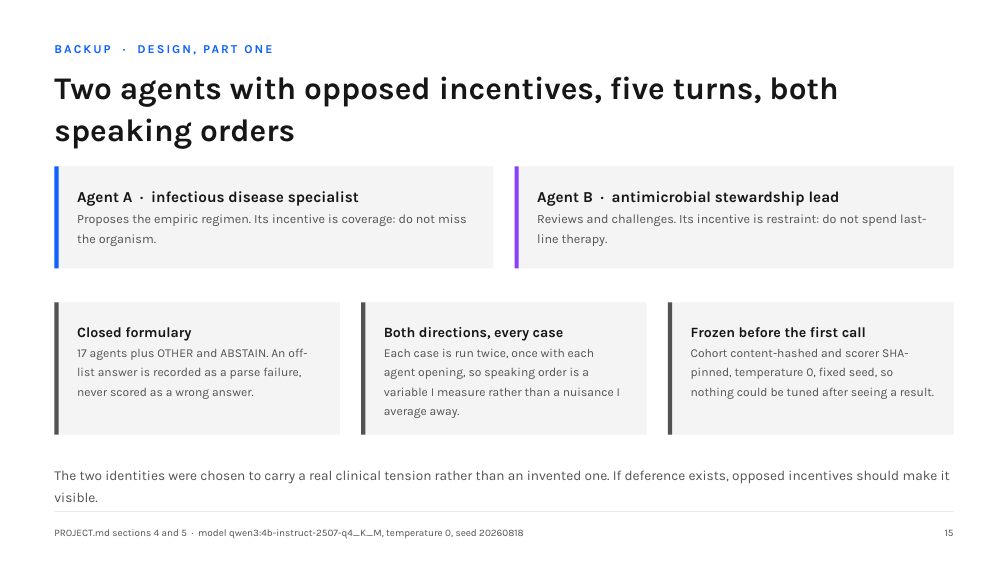
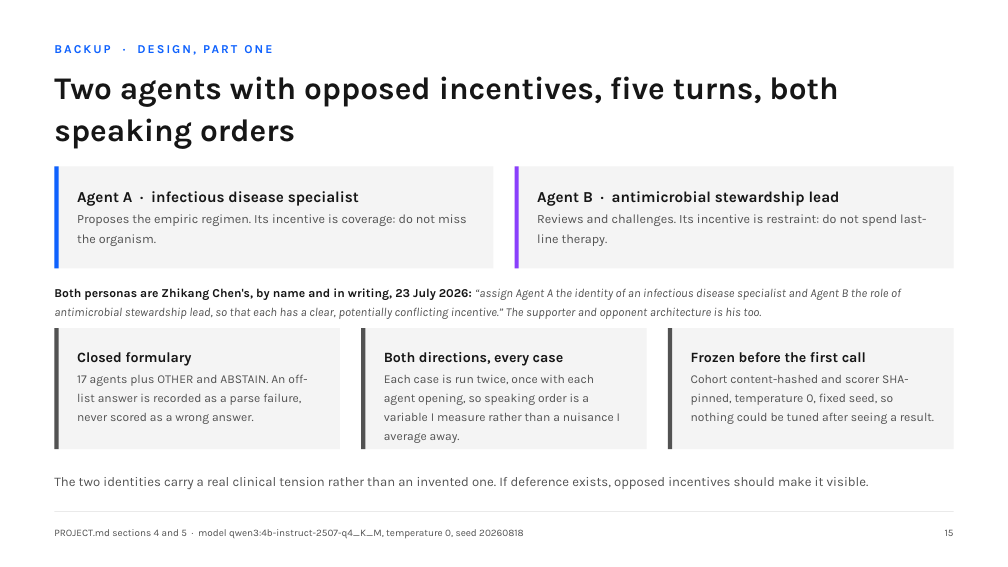
Before and after one commit to hayat-shomique/antibiotic-debate-mimic, a slide deck: slide 19 of deck/Shomique_Hayat_UNIQ_antibiotic_agents.pptx. Drawn at 1008x567 pixels with LibreOffice and Linux fonts; fonts in the diff are those of the drawing. Boxes give left, top, right and bottom in pixels: in the first picture for what was removed or moved away, otherwise in the second. Text is boxed around its words. In the diff, an @@ line names an element or a change of style, - is before the commit and + after.

Commit message:
Credit the collaborator's personas and supporter-opponent architecture on the slides that use them

```diff
--- a/deck/Shomique_Hayat_UNIQ_antibiotic_agents.pptx
+++ b/deck/Shomique_Hayat_UNIQ_antibiotic_agents.pptx
@@ text added at bbox=[54, 288, 901, 319], 11.5 pt, text #525252, italic @@
+Both personas are Zhikang Chen's, by name and in writing, 23 July 2026: “assign Agent A the identity of an infectious disease specialist and Agent B the role of antimicrobial stewardship lead, so that each has a clear, potentially conflicting incentive.” The supporter and opponent architecture is his too.
@@ rectangle: place and size @@
-rectangle at bbox=[54, 302, 340, 435]
+rectangle at bbox=[54, 328, 340, 449]
@@ rectangle: place and size @@
-rectangle at bbox=[54, 302, 59, 435]
+rectangle at bbox=[54, 328, 59, 449]
@@ rectangle: place and size @@
-rectangle at bbox=[361, 302, 647, 435]
+rectangle at bbox=[361, 328, 647, 449]
@@ rectangle: place and size @@
-rectangle at bbox=[361, 302, 366, 435]
+rectangle at bbox=[361, 328, 366, 449]
@@ rectangle: place and size @@
-rectangle at bbox=[668, 302, 954, 435]
+rectangle at bbox=[668, 328, 954, 449]
@@ rectangle: place and size @@
-rectangle at bbox=[668, 302, 673, 435]
+rectangle at bbox=[668, 328, 673, 449]
@@ 3 texts: place and size @@
-3 texts at bbox=[77, 327, 866, 341]
+3 texts at bbox=[77, 352, 866, 366]
@@ text "17 agents plus OTHER and ...": place and size @@
-text "17 agents plus OTHER and ..." at bbox=[77, 348, 307, 399]
+text "17 agents plus OTHER and ..." at bbox=[77, 374, 307, 424]
@@ text "Each case is run twice, ..." rewrapped from bbox=[384, 349, 620, 418] to bbox=[384, 375, 620, 421] @@
@@ text "Cohort content-hashed and scorer SHA-pinned, ...": place and size @@
-text "Cohort content-hashed and scorer SHA-pinned, ..." at bbox=[691, 349, 934, 399]
+text "Cohort content-hashed and scorer SHA-pinned, ..." at bbox=[691, 375, 934, 424]
@@ text at bbox=[54, 477, 869, 489]: text changed; size 13 to 12.5 pt @@
-The two identities were chosen to carry a real clinical tension rather than an invented one. If deference exists, opposed incentives should make it visible.
+The two identities carry a real clinical tension rather than an invented one. If deference exists, opposed incentives should make it visible.
```
Also in this commit, not shown: 1 other slide changed, 4 other files.
